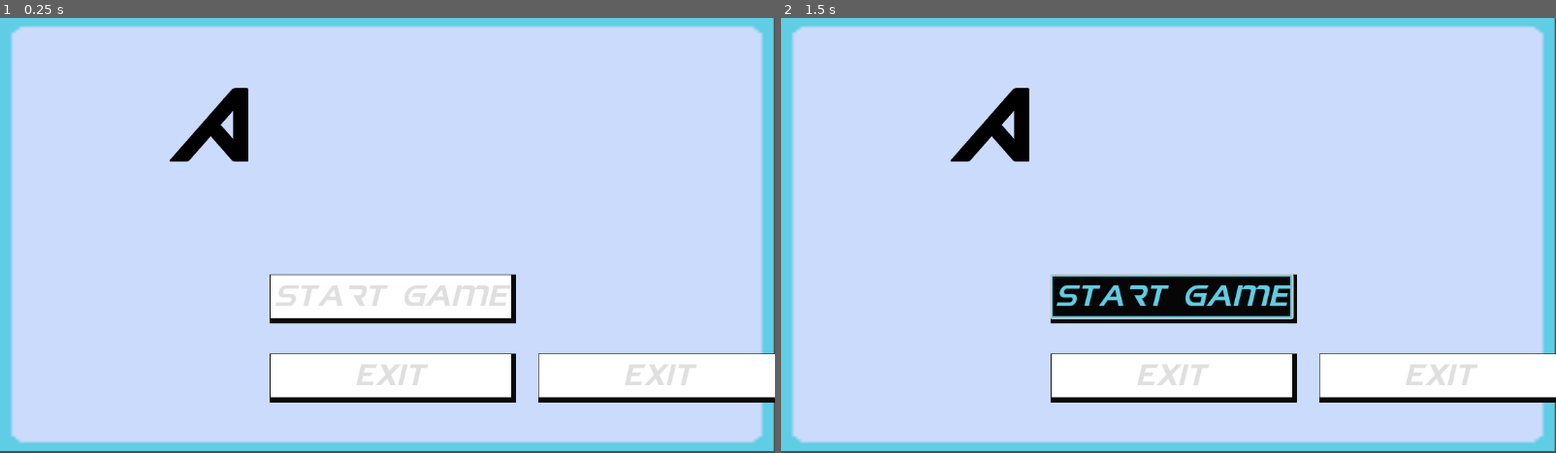
Above: before the commit, frames 1-2 (left to right).
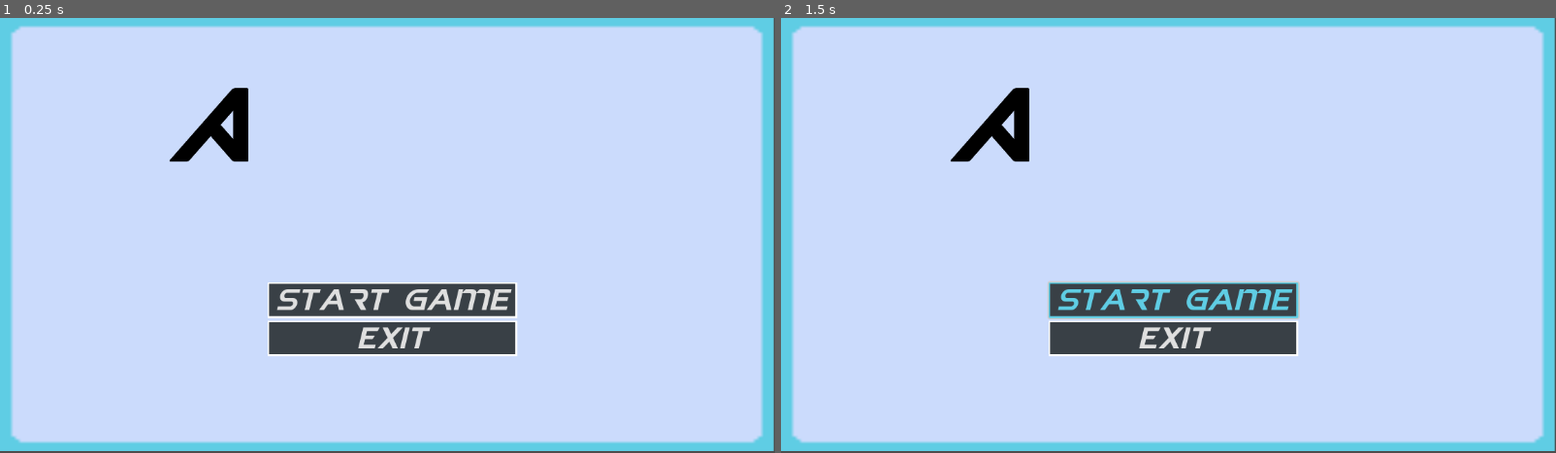
Above: after the commit, the same moments.

Repository: ChaffeyGameDevelopmentClub/SummerGameJam
Game: Godot game, scene res://Scenes/Start&PauseMenu/start_menu.tscn
The game is run twice, just before and just after one commit, with the same random seed, the same clock (stepped at 60 frames per second) and the same inputs.
Inputs:
- Up to frame 1 (0.25 s): no input
- Up to frame 2 (1.5 s): click "Start Game" at 0.5 s; click "Start Game" at 1.25 s

The runs differ from the first frame. In frame 1, 12% of the frame differs, in the area x 34-100%, y 58-89%; in frame 2, 12%.

Commit message:
fixed start menu

Diff:
--- a/Godot/Scenes/Start&PauseMenu/start_menu.tscn
+++ b/Godot/Scenes/Start&PauseMenu/start_menu.tscn
@@ -1,13 +1,11 @@
-[gd_scene load_steps=7 format=3 uid="uid://ctotr8nek3fko"]
+[gd_scene load_steps=6 format=3 uid="uid://ctotr8nek3fko"]
 
-[ext_resource type="Script" path="res://Scripts/Lizzy/start_menu.gd" id="1_bu8fx"]
 [ext_resource type="Texture2D" uid="uid://b4q3o5rfvevwj" path="res://Assets/A.png" id="1_itlb5"]
 [ext_resource type="FontFile" uid="uid://cvpaetv3oobqs" path="res://Assets/Beyblade Metal Fight Font.ttf" id="2_287c5"]
 [ext_resource type="Texture2D" uid="uid://d3q26muhubeis" path="res://Assets/Art/MainMenuBG.png" id="2_fesc8"]
 
-
 [sub_resource type="StyleBoxFlat" id="StyleBoxFlat_bawla"]
-bg_color = Color(1, 1, 1, 1)
+bg_color = Color(0.223529, 0.25098, 0.27451, 1)
 border_width_left = 2
 border_width_top = 2
 border_width_right = 3
@@ -15,17 +13,14 @@
 border_color = Color(1, 1, 1, 1)
 
 [sub_resource type="StyleBoxFlat" id="StyleBoxFlat_ybhai"]
-bg_color = Color(0.0235294, 0.0235294, 0.0235294, 1)
+bg_color = Color(0.223529, 0.25098, 0.27451, 1)
 border_width_left = 2
 border_width_top = 2
 border_width_right = 3
 border_width_bottom = 3
 border_color = Color(0.372549, 0.803922, 0.894118, 1)
 
-[node name="StartMenu" type="CanvasLayer"]
-script = ExtResource("1_bu8fx")
-
-[node name="Menu" type="Control" parent="."]
+[node name="Menu" type="Control"]
 layout_mode = 3
 anchors_preset = 15
 anchor_right = 1.0
@@ -33,7 +28,7 @@
 grow_horizontal = 2
 grow_vertical = 2
 
-[node name="TextureRect2" type="TextureRect" parent="Menu"]
+[node name="TextureRect2" type="TextureRect" parent="."]
 layout_mode = 1
 anchors_preset = -1
 anchor_right = 1.0
@@ -42,7 +37,7 @@
 offset_bottom = 0.239929
 texture = ExtResource("2_fesc8")
 
-[node name="TextureRect" type="TextureRect" parent="Menu"]
+[node name="TextureRect" type="TextureRect" parent="."]
 layout_mode = 2
 offset_left = 246.0
 offset_top = 99.0
@@ -51,20 +46,20 @@
 texture = ExtResource("1_itlb5")
 expand_mode = 1
 
-[node name="StartGame" type="ColorRect" parent="Menu"]
-layout_mode = 0
-offset_left = 401.0
-offset_top = 382.0
-offset_right = 767.0
-offset_bottom = 455.0
-color = Color(0.0392157, 0.0392157, 0.0392157, 1)
+[node name="VBoxContainer" type="VBoxContainer" parent="."]
+layout_mode = 1
+anchors_preset = -1
+anchor_left = 0.112
+anchor_top = 0.324
+anchor_right = 0.801
+anchor_bottom = 0.923
+offset_left = 268.976
+offset_top = 184.048
+offset_right = -153.752
+offset_bottom = -82.104
 
-[node name="Button" type="Button" parent="Menu/StartGame"]
-layout_mode = 0
-offset_left = 1.0
-offset_top = 1.0
-offset_right = 359.0
-offset_bottom = 65.0
+[node name="SGButton" type="Button" parent="VBoxContainer"]
+layout_mode = 2
 theme_override_colors/font_pressed_color = Color(0, 0, 0, 1)
 theme_override_colors/font_hover_color = Color(0.372549, 0.803922, 0.894118, 1)
 theme_override_fonts/font = ExtResource("2_287c5")
@@ -73,20 +68,8 @@
 theme_override_styles/hover = SubResource("StyleBoxFlat_ybhai")
 text = "Start Game"
 
-[node name="Exit" type="ColorRect" parent="Menu"]
-layout_mode = 0
-offset_left = 401.0
-offset_top = 500.0
-offset_right = 767.0
-offset_bottom = 573.0
-color = Color(0.0392157, 0.0392157, 0.0392157, 1)
-
-[node name="Button" type="Button" parent="Menu/Exit"]
-layout_mode = 0
-offset_left = 1.0
-offset_top = 1.0
-offset_right = 359.0
-offset_bottom = 65.0
+[node name="EButton" type="Button" parent="VBoxContainer"]
+layout_mode = 2
 theme_override_colors/font_pressed_color = Color(0, 0, 0, 1)
 theme_override_colors/font_hover_color = Color(0.372549, 0.803922, 0.894118, 1)
 theme_override_fonts/font = ExtResource("2_287c5")
@@ -95,29 +78,3 @@
 theme_override_styles/hover = SubResource("StyleBoxFlat_ybhai")
 text = "Exit
 "
-
-[node name="Exit2" type="ColorRect" parent="Menu"]
-layout_mode = 0
-offset_left = 800.0
-offset_top = 500.0
-offset_right = 1166.0
-offset_bottom = 573.0
-color = Color(0.0392157, 0.0392157, 0.0392157, 1)
-
-[node name="Button" type="Button" parent="Menu/Exit2"]
-layout_mode = 0
-offset_left = 1.0
-offset_top = 1.0
-offset_right = 359.0
-offset_bottom = 65.0
-theme_override_colors/font_pressed_color = Color(0, 0, 0, 1)
-theme_override_colors/font_hover_color = Color(0.372549, 0.803922, 0.894118, 1)
-theme_override_fonts/font = ExtResource("2_287c5")
-theme_override_font_sizes/font_size = 50
-theme_override_styles/normal = SubResource("StyleBoxFlat_bawla")
-theme_override_styles/hover = SubResource("StyleBoxFlat_ybhai")
-text = "Exit
-"
-
-[connection signal="pressed" from="Menu/Exit/Button" to="." method="_on_button_pressed"]
-[connection signal="pressed" from="Menu/Exit2/Button" to="." method="_on_button_pressed"]
